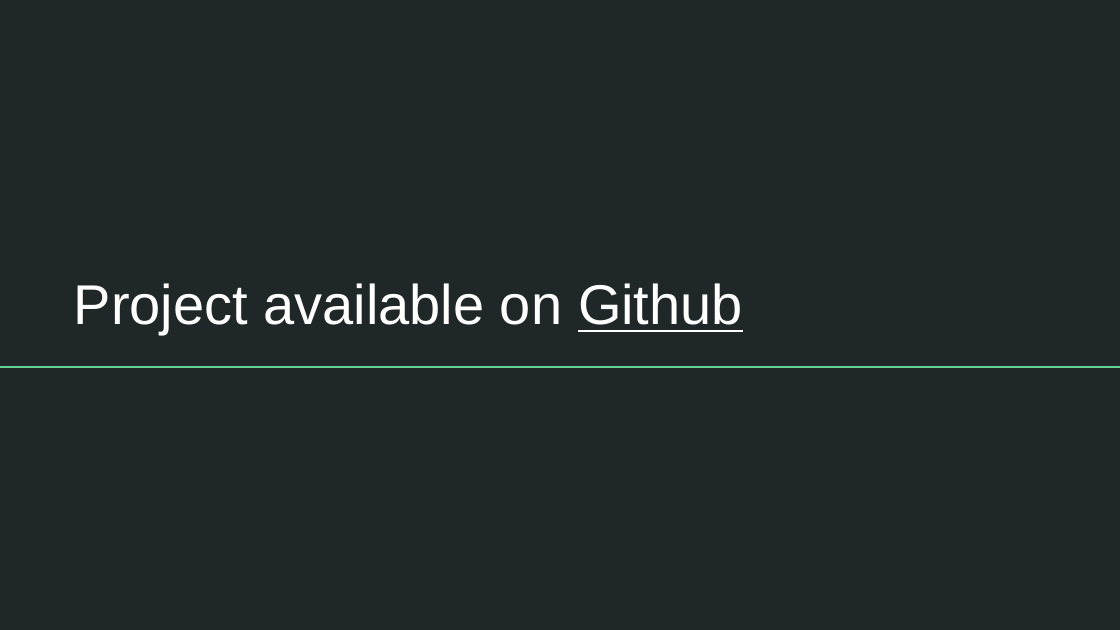
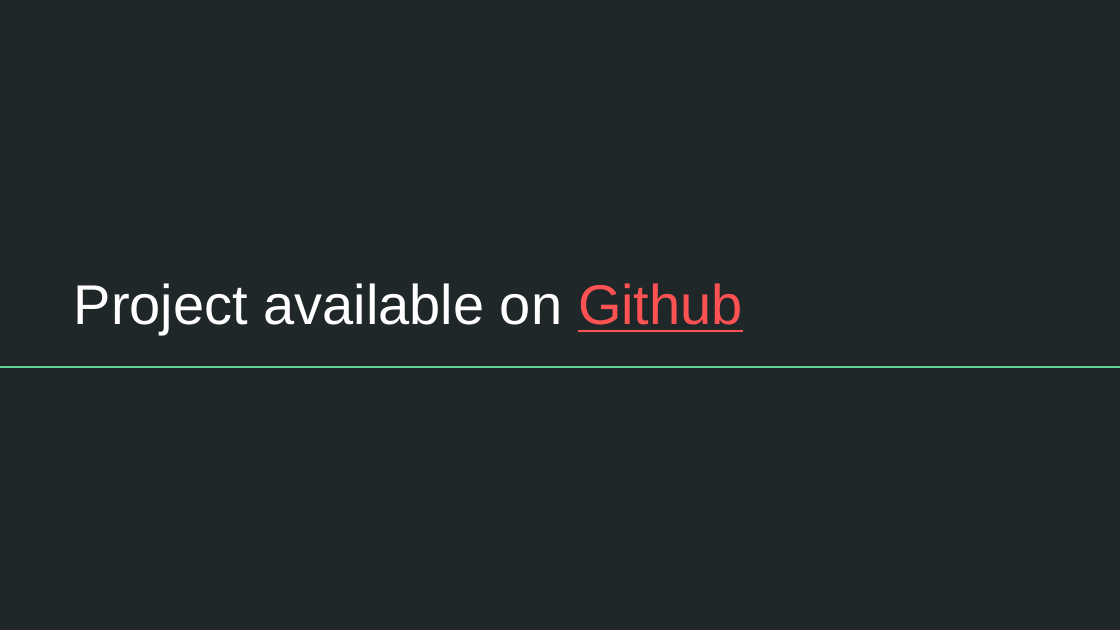
Before and after one commit to AshleyWWW/qhacks2019, a slide deck: slide 7 of Our Presentation.pptx (slide 10 before the commit). Drawn at 1120x630 pixels with LibreOffice and Linux fonts; fonts in the diff are those of the drawing. Boxes give left, top, right and bottom in pixels: in the first picture for what was removed or moved away, otherwise in the second. Text is boxed around its words. In the diff, an @@ line names an element or a change of style, - is before the commit and + after.

```diff
--- a/Our Presentation.pptx
+++ b/Our Presentation.pptx
@@ title "Project available on Github" at [74,283,743,334]: text colour #FFFFFF to #FF5252 in "Github" @@
```
Also in this commit, not shown: 5 other slides changed, 3 slides removed.
